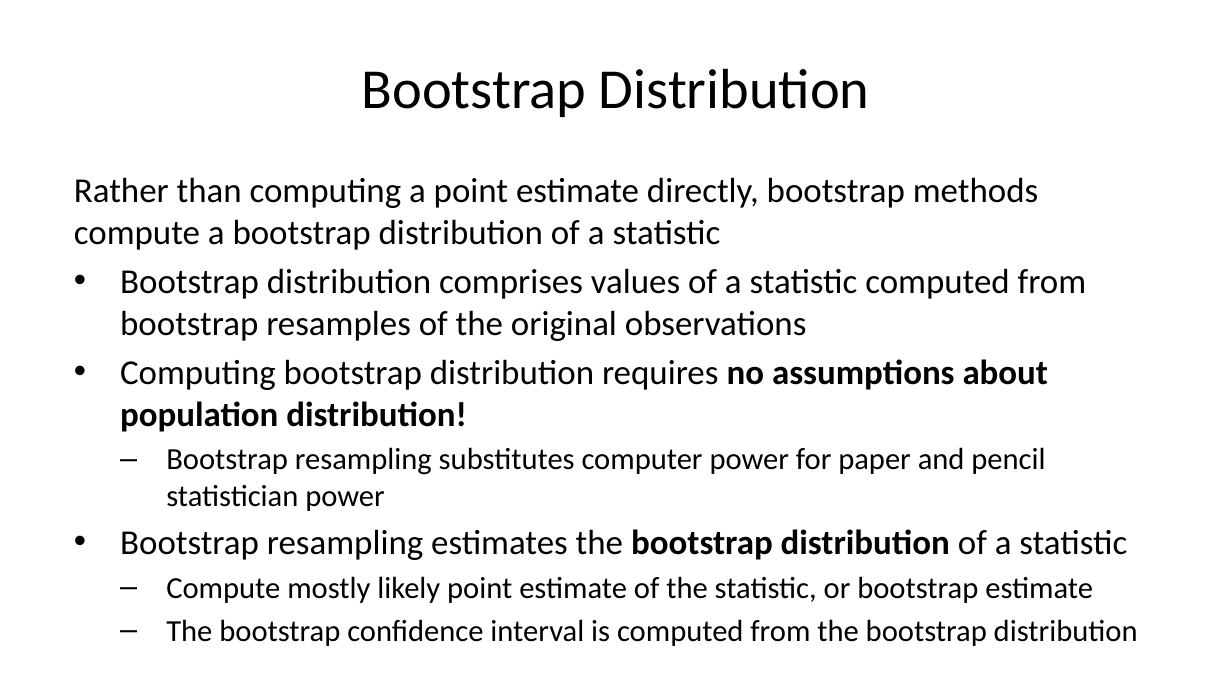
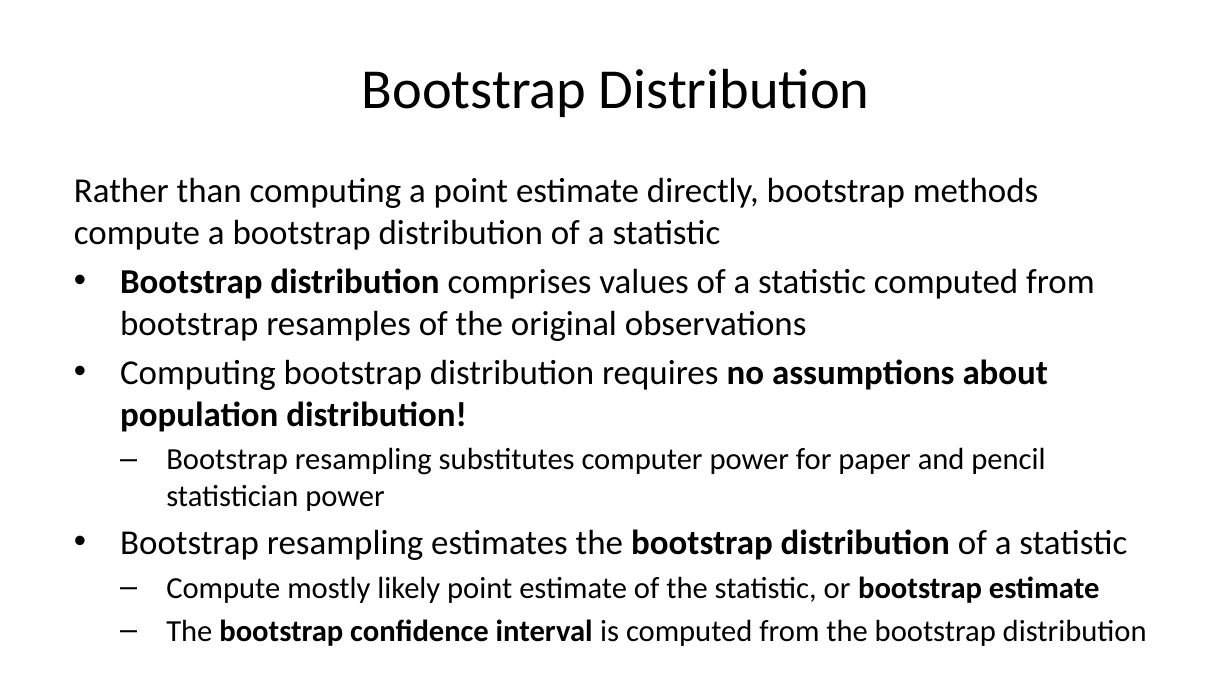
Before and after one commit to StephenElston/CSCI-E-83, a slide deck: slide 9 of LectureSlides/06b_IntroductionToBootstrap.pptx. Drawn at 1232x693 pixels with LibreOffice and Linux fonts; fonts in the diff are those of the drawing. Boxes give left, top, right and bottom in pixels: in the first picture for what was removed or moved away, otherwise in the second. Text is boxed around its words. In the diff, an @@ line names an element or a change of style, - is before the commit and + after.

```diff
--- a/LectureSlides/06b_IntroductionToBootstrap.pptx
+++ b/LectureSlides/06b_IntroductionToBootstrap.pptx
@@ text at [120,268,1147,646]: bold on in "Bootstrap distribution", "bootstrap estimate", "bootstrap confidence interval" @@
```
Also in this commit, not shown: 4 other slides changed.
